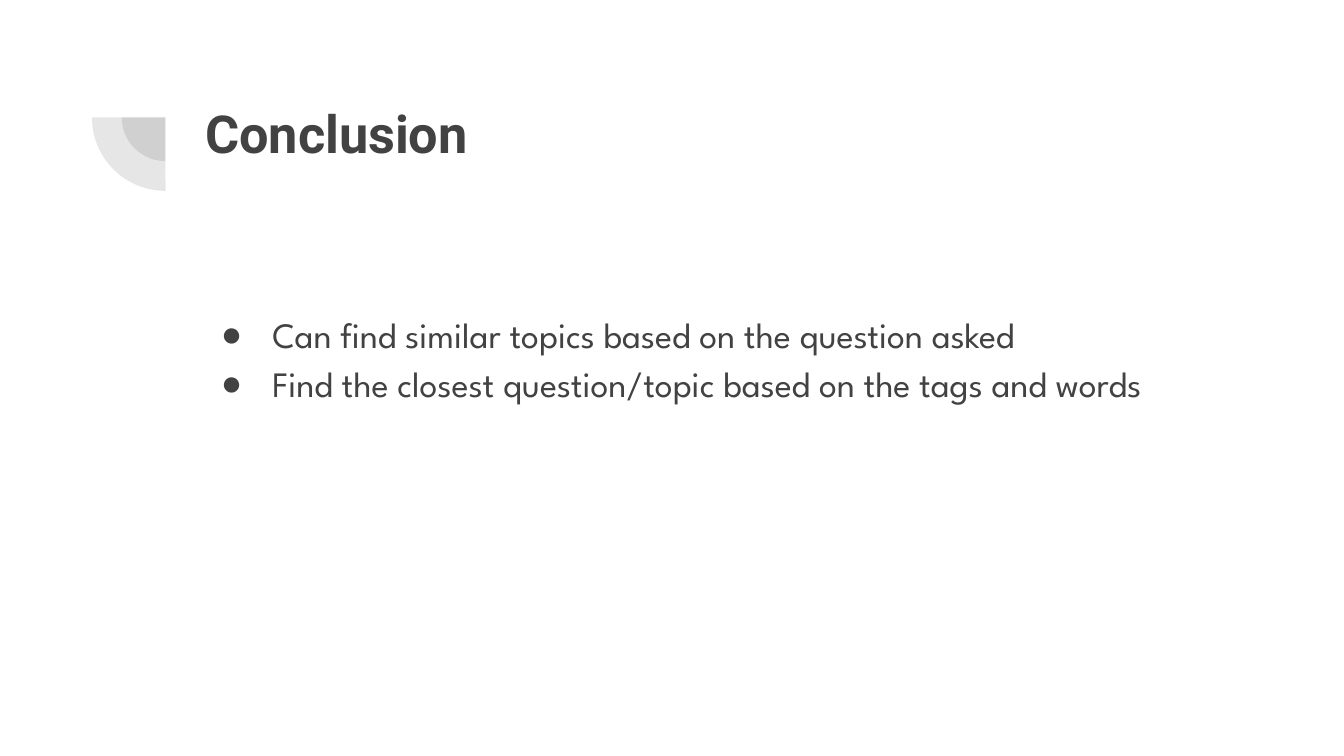
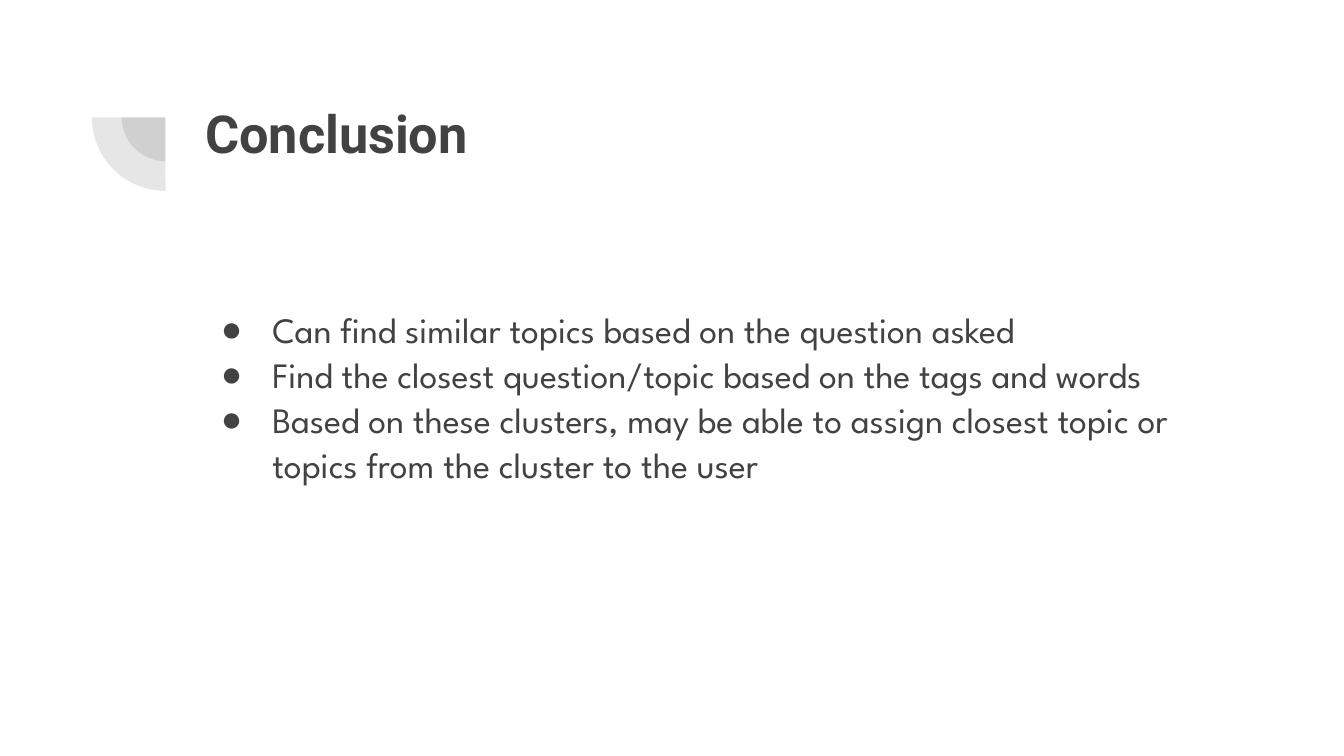
Before and after one commit to hancc1006/proj5-NLP, a slide deck: slide 12 of Stack Overflow Presentation PPTX.pptx (slide 11 before the commit). Drawn at 1344x756 pixels with LibreOffice and Linux fonts; fonts in the diff are those of the drawing. Boxes give left, top, right and bottom in pixels: in the first picture for what was removed or moved away, otherwise in the second. Text is boxed around its words. In the diff, an @@ line names an element or a change of style, - is before the commit and + after.

```diff
--- a/Stack Overflow Presentation PPTX.pptx
+++ b/Stack Overflow Presentation PPTX.pptx
@@ text at [272,318,1142,396]: line spacing 1.15 to 1.05 @@
@@ text at [272,408,1168,486]: paragraph added @@
+● Based on these clusters, may be able to assign closest topic or topics from the cluster to the user
```
Also in this commit, not shown: 1 other slide changed, 2 slides added, 1 slide removed, 1 other file.
